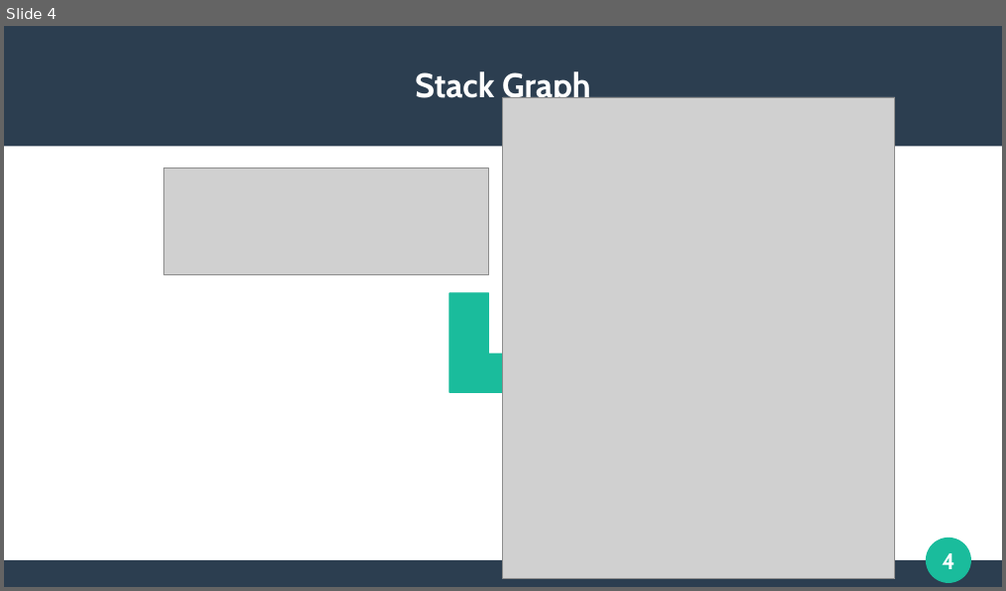
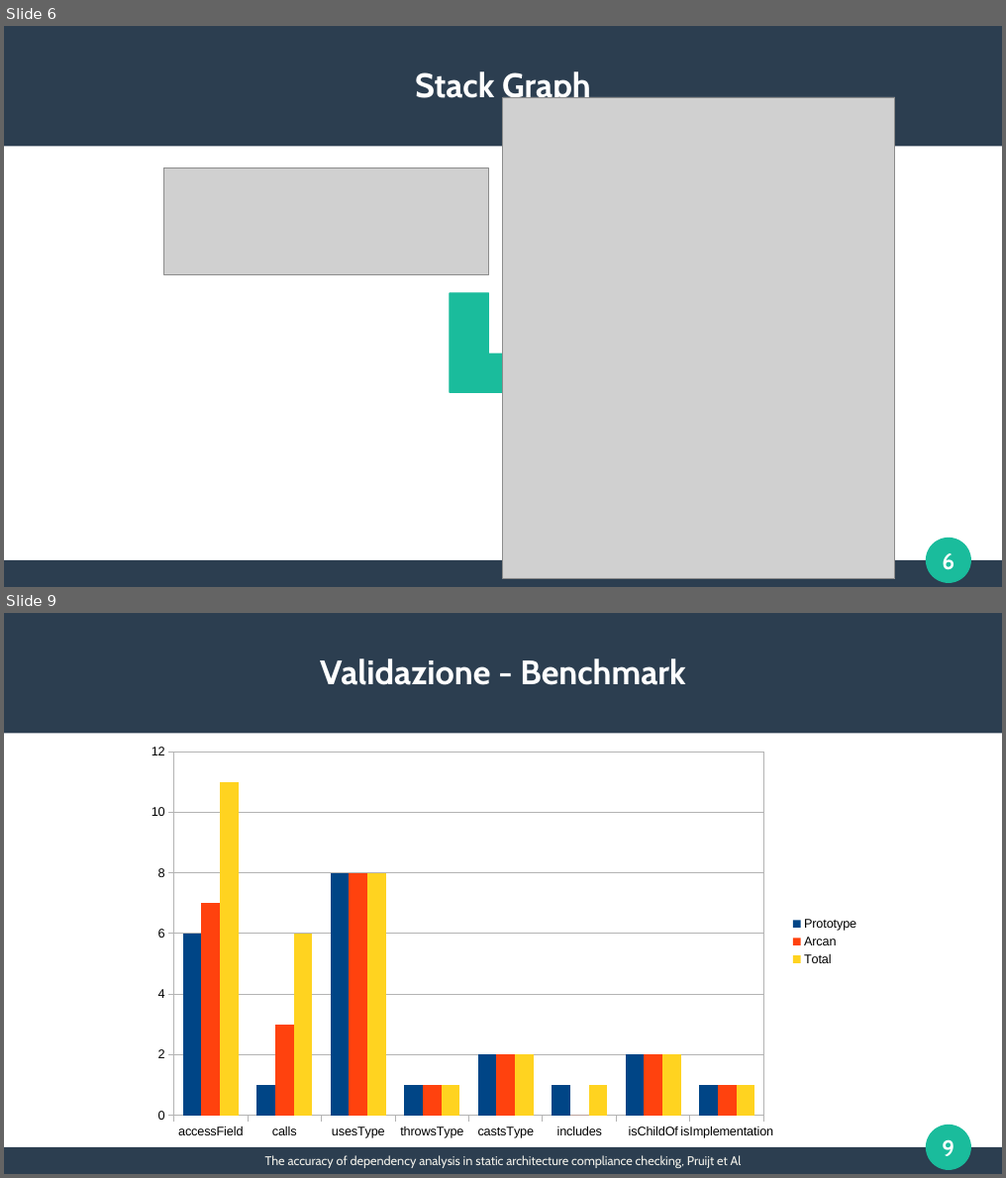
Before and after one commit to frefolli/skullian-thesis, a slide deck: slides.odp. Shown one above the other, each under a label of ours: slide 4 before the commit, slides 6 and 9 after it; the slides between them are not shown. The pictures are 1006x591 and 1006x1178 pixels, drawn with LibreOffice and Linux fonts; fonts in the diff are those of the drawing; grey boxes stand for pictures. Boxes give left, top, right and bottom in pixels: in the first picture for what was removed or moved away, otherwise in the second. Text is boxed around its words. In the diff, an @@ line names an element or a change of style, - is before the commit and + after.

```diff
--- a/slides.odp
+++ b/slides.odp
@@ slide 9 added at (4,613,1002,1174), background #FFFFFF; not listed: 4 template elements that a slide beside it also shows @@
@@ title added at (320,659,685,685), 27 pt, text #FFFFFF, bold @@
+Validazione - Benchmark
@@ column chart added at (138,737,869,1148) @@
+categories: accessField, calls, usesType, throwsType, castsType, includes, isChildOf, isImplementation
+Prototype: 6, 1, 8, 1, 2, 1, 2, 1
+Arcan: 7, 3, 8, 1, 2, 0, 2, 1
+Total: 11, 6, 8, 1, 2, 1, 2, 1
@@ text added at (265,1156,742,1168), 10 pt, text #F1F0E9 @@
+The accuracy of dependency analysis in static architecture compliance checking, Pruijt et Al
@@ what was slide 4 is now slide 6 @@
@@ page number at (942,554,954,570): text changed @@
-4
+6
```
Also in this commit, not shown: 2 slides changed, 3 other slides added, 3 slides removed, 1 other file.
